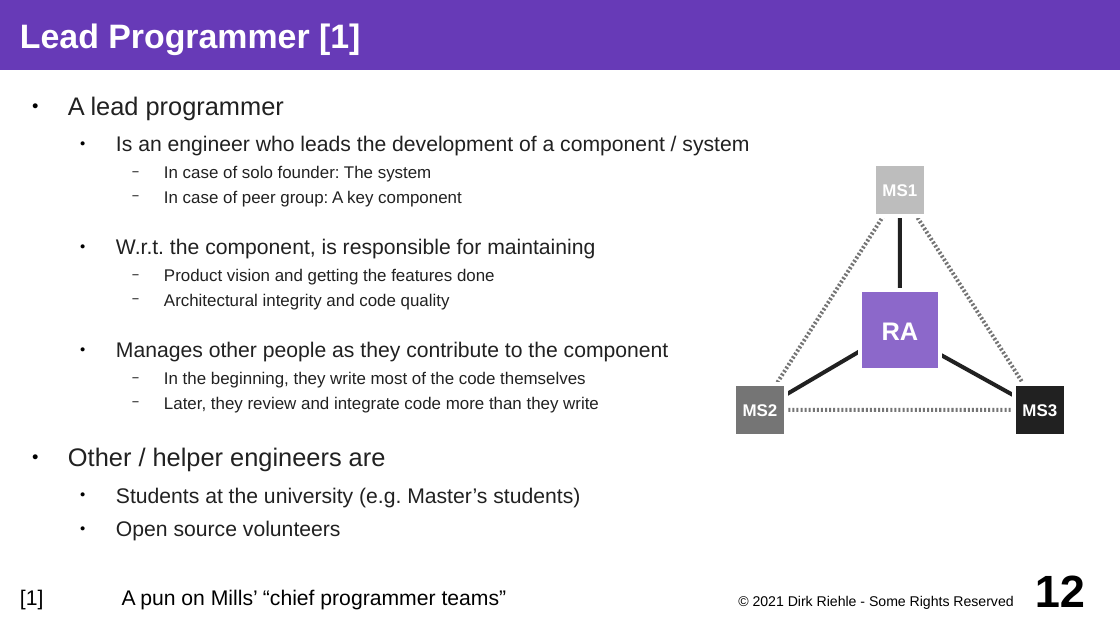
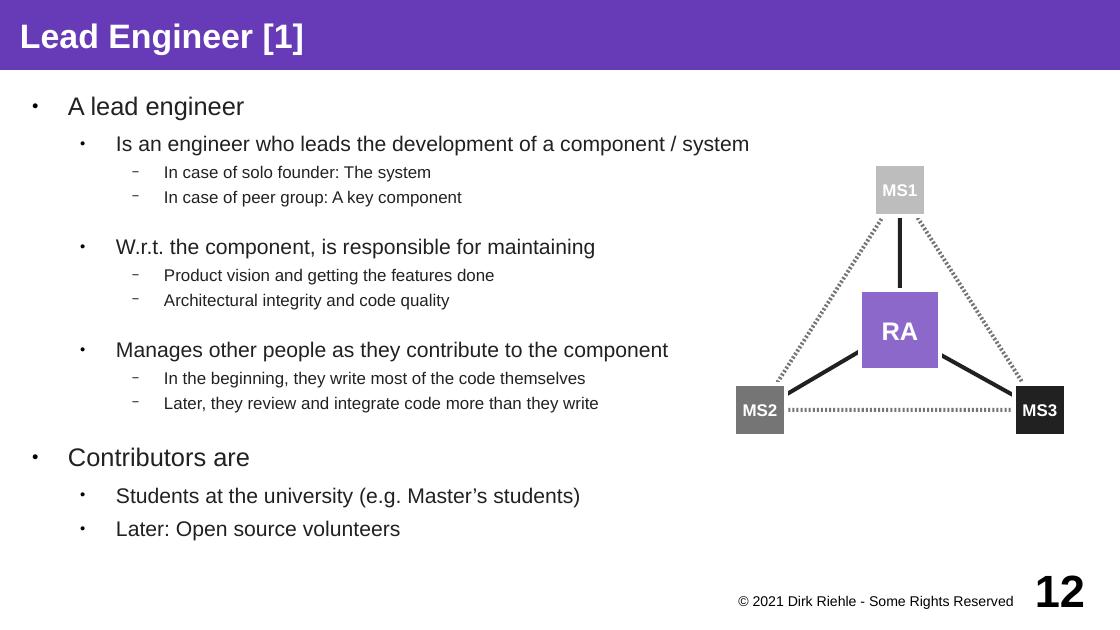
Before and after one commit to dirkriehle/coss-course, a slide deck: slide 12 of Lecture slides/COSS D02 - Research and Startup.odp. Drawn at 1120x630 pixels with LibreOffice and Linux fonts; fonts in the diff are those of the drawing. Boxes give left, top, right and bottom in pixels: in the first picture for what was removed or moved away, otherwise in the second. Text is boxed around its words. In the diff, an @@ line names an element or a change of style, - is before the commit and + after.

```diff
--- a/Lecture slides/COSS D02 - Research and Startup.odp
+++ b/Lecture slides/COSS D02 - Research and Startup.odp
@@ title at bbox=[20, 23, 304, 55]: text changed @@
-Lead Programmer [1]
+Lead Engineer [1]
@@ text at bbox=[68, 96, 245, 120]: text changed @@
-● A lead programmer
+● A lead engineer
@@ text at bbox=[68, 447, 250, 467]: text changed @@
-● Other / helper engineers are
+● Contributors are
@@ text at bbox=[116, 520, 401, 541]: text changed @@
-  ● Open source volunteers
+  ● Later: Open source volunteers
@@ text removed at bbox=[20, 589, 507, 610] @@
-[1] A pun on Mills’ “chief programmer teams”
```
Also in this commit, not shown: 5 other slides changed, 1 slide added, 2 other files.
